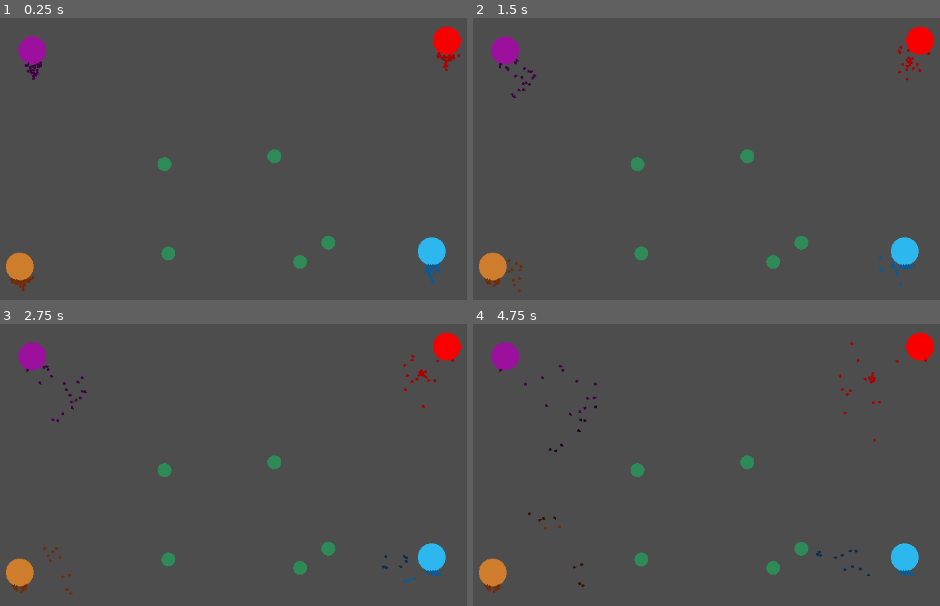
Above: before the commit, frames 1-4 (two rows, left to right).
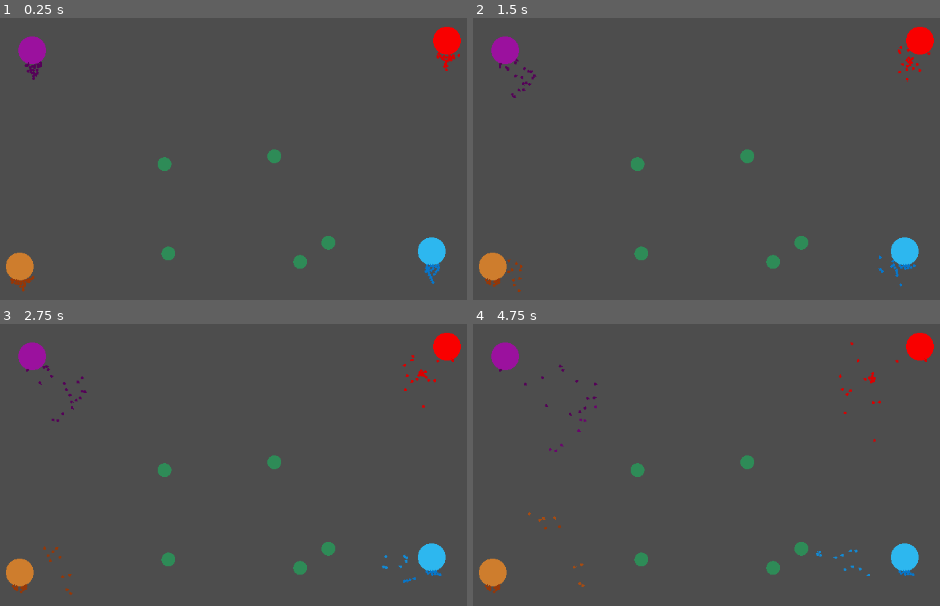
Above: after the commit, the same moments.

Repository: MalCaor/RucheTyr
Game: Godot game, scene res://Scene2d.tscn
Same seed, same stepped clock (60 frames per second), same inputs: the game is played once before the commit and once after it.
Inputs:
- Up to frame 1 (0.25 s): no input
- Up to frame 2 (1.5 s): no input
- Up to frame 3 (2.75 s): no input
- Up to frame 4 (4.75 s): no input

The runs differ from the first frame. In frame 1, 0.3% of the frame differs, in the area x 2-99%, y 12-97%; in frame 2, 0.3%; in frame 3, 0.3%; in frame 4, 0.4%, in the area x 2-98%, y 6-96%.

Commit message:
better light

Diff:
--- a/Tyr/hormagaunt.gd
+++ b/Tyr/hormagaunt.gd
@@ -45,7 +45,7 @@
 # Called when the node enters the scene tree for the first time.
 func _ready():
 	current_state = state_possible.exploration
-	couleur = ruche_mere.couleur.darkened(0.3)
+	couleur = ruche_mere.couleur.darkened(0.1)
 	self.modulate = couleur
 
 
@@ -65,10 +65,10 @@
 func state_change():
 	if self.nbr_current_food >= nbr_food_max && self.nbr_current_food!=0:
 		self.current_state = state_possible.return_ruche
-		self.modulate = self.couleur.darkened(0.2)
+		self.modulate = self.couleur.darkened(0.3)
 	elif self.list_body_to_approach:
 		self.current_state = state_possible.zerg
-		self.modulate = self.couleur.darkened(0.5)
+		self.modulate = self.couleur.lightened(0.3)
 	else:
 		self.current_state = state_possible.exploration
 		self.modulate = self.couleur
